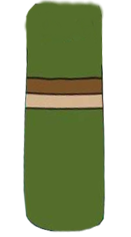
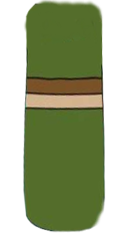
Layered file, before and after one edit (w=131, h=237). Changes by layer:
painted on "Pasted Layer" over bbox(90, 1, 106, 229)
